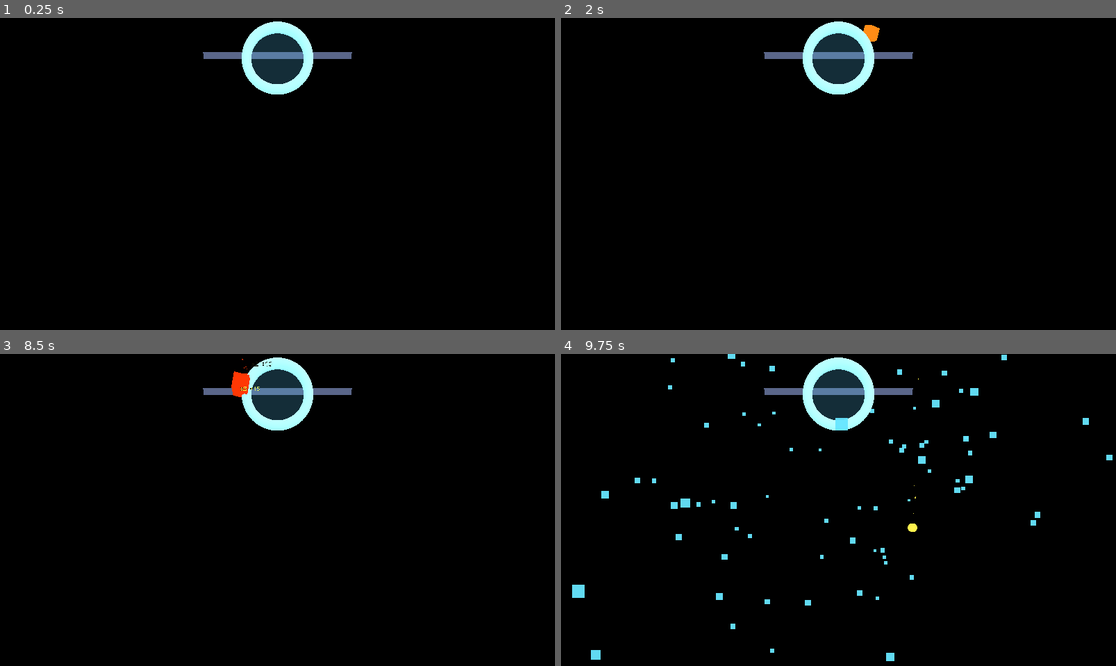
Above: before the commit, frames 1-4 (two rows, left to right).
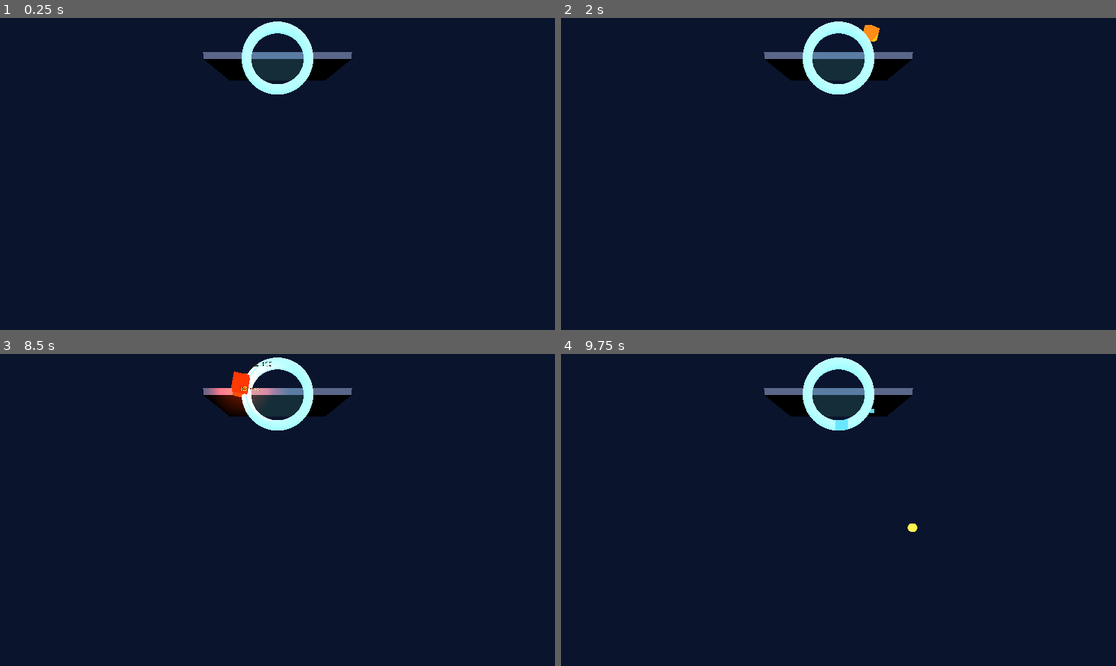
Above: after the commit, the same moments.

Repository: ibrews/godot-avp-cascade
Game: Godot game, scene res://main_v2.tscn
Same seed, same stepped clock (60 frames per second), same inputs: the game is played once before the commit and once after it.
Inputs:
- Up to frame 1 (0.25 s): no input
- Up to frame 2 (2 s): tap Enter at 0.5 s; tap Space at 1.25 s
- Up to frame 3 (8.5 s): tap Enter at 5.75 s
- Up to frame 4 (9.75 s): no input

The runs differ from the first frame. In frame 1, 97% of the frame differs, in the area x 0-100%, y 0-100%; in frame 2, 97%; in frame 3, 98%; in frame 4, 97%.

Commit message:
feat: cube bloom halos+lights, immersive default+gradual sky dissolve, blue handle scale, poke-wrist arms toggle, clearer instructions
- Falling cubes: soft additive bloom halo (radial gradient, tinted) + an interior
  OmniLight3D matching the cube colour, so they read as light emitters.
- Immersion: now defaults to immersive (opaque sky) at launch; toggle does a
  gradual ~0.8s alpha dissolve/resolve + shard burst instead of a binary snap.
- Two-hand world scale: the handle bar turns blue while scaling (mirrors the
  object scale outline).
- Real-arms toggle: also fires when you poke one fingertip onto the other wrist
  (experimental), in addition to the ARMS button.
- Instructions panel: bigger text, tighter layout, adds 'both hands = scale+
  rotate', clearer scoring (seconds alive + chained surface hits, up to x8).
- Updated stale foveation comment (disproven; alpha blockiness parked for Epic).
Device build v0.5.2-polish.

Co-Authored-By: Claude Opus 4.8 (1M context) <noreply@anthropic.com>

Diff:
--- a/test-project/main_v2.gd
+++ b/test-project/main_v2.gd
@@ -8,7 +8,7 @@
 # Gestures: index→thumb = grab | middle→thumb = toggle hand mesh | ring→thumb = reset
 
 # Shown on the in-world info panel. Bump on meaningful releases.
-const APP_VERSION := "v0.5.1-grabscale"
+const APP_VERSION := "v0.5.2-polish"
 
 const SPAWN_INTERVAL := 0.55
 const KILL_Y := -2.0
@@ -130,6 +130,7 @@
 var _immersive := false
 var _skybox: MeshInstance3D    # giant inward sphere; toggled to block passthrough
 var _sky_mat: StandardMaterial3D  # stored so the immersion toggle can fade it in/out
+var _glow_tex: GradientTexture2D  # cached soft radial gradient for cube bloom halos
 
 # Info panel: a rigid stack (no per-element billboard — we face the whole panel
 # to the camera each frame so the layers never drift apart). _info_accent pulses
@@ -196,11 +197,11 @@
 		# renders nothing (all passthrough). So foveation stays; if it IS the blockiness,
 		# that's an engine-level tune (can't soften the XR density map from GDScript).
 		viewport.vrs_mode = Viewport.VRS_XR
-		# Mixed-mode blockiness is CompositorServices FOVEATION (coarse rasterization-rate
-		# map → blocky alpha tiles against passthrough). Empirically ruled out from GDScript:
-		# MSAA/SSAA crash boot, VRS_DISABLED renders nothing, FXAA does nothing, no glow/SSAO
-		# in the env. The real fix is engine-level: set configuration.isFoveationEnabled=false
-		# in the fork's app_visionos.swift ContentStageConfiguration. See KB.
+		# Mixed-mode alpha-edge blockiness is UNRESOLVED. Ruled out from GDScript:
+		# MSAA/SSAA crash boot, VRS_DISABLED renders nothing, FXAA does nothing, no glow.
+		# Engine recompile with isFoveationEnabled=false DISPROVED foveation as the cause
+		# (halos unchanged). Parked pending an Epic conversation; immersive mode is the
+		# practical workaround (opaque sky ⇒ no passthrough composite). See KB.
 		# DO NOT touch the XR render buffer here. Both viewport.msaa_3d (MSAA) AND
 		# viewport.scaling_3d_scale (SSAA/supersample) CRASH AT BOOT on the .layered
 		# foveated CompositorServices target — any multisampled OR resized render
@@ -230,6 +231,13 @@
 	_build_leaderboard_panel()
 	_build_instructions_panel()
 	_fetch_leaderboard()
+	# Launch into immersive (opaque sky) by default, not mixed.
+	_immersive = true
+	if _skybox != null:
+		_skybox.visible = true
+	if _sky_mat != null:
+		_sky_mat.albedo_color.a = 1.0
+		_sky_mat.emission_energy_multiplier = 0.8
 	_write_log("Sandbox built; audio ready; hand tracking active")
 
 func _build_resources():
@@ -359,8 +367,10 @@
 	_sky_mat = StandardMaterial3D.new()
 	_sky_mat.shading_mode = BaseMaterial3D.SHADING_MODE_UNSHADED
 	_sky_mat.cull_mode = BaseMaterial3D.CULL_FRONT  # render inside faces
-	# OPAQUE — it must fully occlude passthrough for immersive mode. (The dissolve
-	# effect is carried by the shard burst, not by fading this material.)
+	# ALPHA so the immersion toggle can DISSOLVE it in/out gradually. Steady immersive
+	# state is alpha=1 (writes opaque alpha → occludes passthrough); the transition
+	# briefly fades alpha alongside the shard burst.
+	_sky_mat.transparency = BaseMaterial3D.TRANSPARENCY_ALPHA
 	# Vertical gradient via a simple emissive deep-space blue; bright enough to lift
 	# the previously-black scene and give metals something to reflect.
 	_sky_mat.albedo_color = Color(0.06, 0.09, 0.18)
@@ -722,6 +732,31 @@
 	mat.emission_energy_multiplier = emission_e
 	mi.material_override = mat
 	cube.add_child(mi)
+
+	# Soft additive bloom halo (sells "this is emitting light") — billboarded radial
+	# gradient tinted to the cube; softer + more diffuse than the grab outline.
+	var halo := MeshInstance3D.new()
+	halo.name = "Halo"
+	var hq := QuadMesh.new()
+	hq.size = Vector2(size * 4.5, size * 4.5)
+	halo.mesh = hq
+	var hmat := StandardMaterial3D.new()
+	hmat.shading_mode = BaseMaterial3D.SHADING_MODE_UNSHADED
+	hmat.transparency = BaseMaterial3D.TRANSPARENCY_ALPHA
+	hmat.blend_mode = BaseMaterial3D.BLEND_MODE_ADD
+	hmat.billboard_mode = BaseMaterial3D.BILLBOARD_ENABLED
+	hmat.albedo_texture = _get_glow_tex()
+	hmat.albedo_color = Color(color.r, color.g, color.b, 0.55)
+	halo.material_override = hmat
+	cube.add_child(halo)
+
+	# Interior light, same colour as the cube, so it actually casts its hue around.
+	var lite := OmniLight3D.new()
+	lite.light_color = color
+	lite.light_energy = 0.9
+	lite.omni_range = size * 4.0
+	lite.omni_attenuation = 1.6
+	cube.add_child(lite)
 
 	var cs := CollisionShape3D.new()
 	cs.name = "Shape"
@@ -1173,15 +1208,28 @@
 	var cam := get_viewport().get_camera_3d()
 	if cam != null:
 		center = cam.global_position
-	# Opaque sky snaps on/off (so it actually occludes); shards carry the transition.
-	if _skybox != null:
-		_skybox.visible = _immersive
+	# Gradual dissolve/resolve over ~0.8s (like the hands), not a binary snap: fade the
+	# sky alpha + emission while shards converge/scatter. Steady immersive = alpha 1.
 	if _immersive:
-		_shard_burst(center, 2.4, Color(0.45, 0.65, 1.0), false, 40)  # converge
-		_push_sweep(300.0, 900.0, 0.30)                               # rising (hand "show")
+		if _skybox != null:
+			_skybox.visible = true
+		if _sky_mat != null:
+			_sky_mat.albedo_color.a = 0.0
+			var tw := create_tween().set_parallel(true)
+			tw.tween_property(_sky_mat, "albedo_color:a", 1.0, 0.8).set_trans(Tween.TRANS_SINE)
+			tw.tween_property(_sky_mat, "emission_energy_multiplier", 0.8, 0.8)
+		_shard_burst(center, 2.6, Color(0.45, 0.65, 1.0), false, 48)  # converge / materialize
+		_push_sweep(300.0, 900.0, 0.45)                               # rising (hand "show")
 	else:
-		_shard_burst(center, 2.4, Color(0.80, 0.88, 1.0), true, 40)   # outward
-		_push_sweep(900.0, 300.0, 0.30)                               # falling (hand "hide")
+		if _sky_mat != null:
+			var tw := create_tween()
+			tw.set_parallel(true)
+			tw.tween_property(_sky_mat, "albedo_color:a", 0.0, 0.8).set_trans(Tween.TRANS_SINE)
+			tw.tween_property(_sky_mat, "emission_energy_multiplier", 0.0, 0.8)
+			tw.set_parallel(false)
+			tw.tween_callback(func(): if _skybox != null: _skybox.visible = false)
+		_shard_burst(center, 2.6, Color(0.80, 0.88, 1.0), true, 48)   # scatter / dissolve
+		_push_sweep(900.0, 300.0, 0.45)                               # falling (hand "hide")
 
 # Shared shard effect — small emissive cubes that fly outward (dissolve) or
 # converge inward (materialize) around a center. Used by the immersion toggle and
@@ -1315,6 +1363,34 @@
 	var origin := $XROrigin3D as Node3D
 	return origin.global_transform * ht.get_hand_joint_transform(idx).origin
 
+# Wrist joint (index 1) of a hand in WORLD space — for the "poke your wrist" toggle.
+func _wrist_world(side: String):
+	var tname := "/user/hand_tracker/" + ("left" if side == "left_hand" else "right")
+	var ht := XRServer.get_tracker(tname) as XRHandTracker
+	if ht == null or not ht.get_has_tracking_data():
+		return null
+	if not (int(ht.get_hand_joint_flags(1)) & 8):  # WRIST, POSITION_TRACKED
+		return null
+	var origin := $XROrigin3D as Node3D
+	return origin.global_transform * ht.get_hand_joint_transform(1).origin
+
+# Cached soft radial gradient (white core → transparent edge) for cube bloom halos.
+func _get_glow_tex() -> GradientTexture2D:
+	if _glow_tex != null:
+		return _glow_tex
+	var g := Gradient.new()
+	g.offsets = PackedFloat32Array([0.0, 1.0])
+	g.colors = PackedColorArray([Color(1, 1, 1, 1), Color(1, 1, 1, 0)])
+	var tex := GradientTexture2D.new()
+	tex.gradient = g
+	tex.width = 64
+	tex.height = 64
+	tex.fill = GradientTexture2D.FILL_RADIAL
+	tex.fill_from = Vector2(0.5, 0.5)
+	tex.fill_to = Vector2(0.5, 0.0)
+	_glow_tex = tex
+	return tex
+
 # Abort an in-progress round: flash the button red, settle back to neutral green,
 # and do NOT restart. The player must press again to begin a fresh 30 s.
 func _cancel_round() -> void:
@@ -1431,7 +1507,15 @@
 		var tip = _index_tip_world(side)
 		if tip != null and (tip as Vector3).distance_to(_arms_button.global_position) <= 0.08:
 			_toggle_real_arms()
-			break
+			return
+	# Also: poke one hand's fingertip onto the OTHER wrist to toggle (experimental).
+	for side in ["left_hand", "right_hand"]:
+		var other := "right_hand" if side == "left_hand" else "left_hand"
+		var tip = _index_tip_world(side)
+		var wrist = _wrist_world(other)
+		if tip != null and wrist != null and (tip as Vector3).distance_to(wrist as Vector3) <= 0.06:
+			_toggle_real_arms()
+			return
 
 func _toggle_real_arms() -> void:
 	_real_arms_visible = not _real_arms_visible
@@ -1583,7 +1667,7 @@
 	add_child(root)
 
 	var size_x := 0.52
-	var size_y := 0.46
+	var size_y := 0.54
 
 	# Accent + dark backing.
 	var accent_mat := StandardMaterial3D.new()
@@ -1611,21 +1695,21 @@
 	bg.material_override = bgmat
 	root.add_child(bg)
 
-	var title := _panel_label("HOW TO PLAY", 36, Color(1.0, 0.80, 0.30, 1.0), 8)
-	title.position = Vector3(0, size_y * 0.5 - 0.04, 0.006)
+	var title := _panel_label("HOW TO PLAY", 42, Color(1.0, 0.80, 0.30, 1.0), 9)
+	title.position = Vector3(0, size_y * 0.5 - 0.05, 0.006)
 	root.add_child(title)
 
 	var goal := _panel_label(
-		"Cubes cascade from the emitter.\nGrab & arrange the plates, ramps,\nbubble and goal ring to route\nthem in. Most points in 30s wins!",
-		22, Color(0.92, 0.95, 1.0, 1.0), 5)
-	goal.position = Vector3(0, size_y * 0.5 - 0.135, 0.006)
+		"Cubes pour from the emitter — land\nthem in the goal ring to score.\n\nPOINTS = seconds alive + surface\nhits. Hit several surfaces FAST to\nbuild a chain multiplier (up to x8)!",
+		26, Color(0.92, 0.95, 1.0, 1.0), 6)
+	goal.position = Vector3(0, size_y * 0.5 - 0.20, 0.006)
 	root.add_child(goal)
 
 	var controls := _panel_label(
-		"index pinch    grab & move\nmiddle pinch   show / hide hand mesh\nring pinch     reset everything\npinky pinch    immersive sky\npoke START     30s time attack\npoke ARMS      real arms on / off\ngrab the bar   move the world",
-		20, Color(0.62, 0.92, 1.0, 1.0), 5)
+		"index pinch     grab & move\nBOTH hands      scale + rotate\nmiddle pinch    show / hide hands\nring pinch      reset everything\npinky pinch     immersive sky\npoke START      30s time attack\npoke ARMS       real arms on / off\ngrab the bar    move the world",
+		24, Color(0.62, 0.92, 1.0, 1.0), 6)
 	controls.horizontal_alignment = HORIZONTAL_ALIGNMENT_CENTER
-	controls.position = Vector3(0, -size_y * 0.5 + 0.10, 0.006)
+	controls.position = Vector3(0, -size_y * 0.5 + 0.18, 0.006)
 	root.add_child(controls)
 
 	# Tiny 3D "diagram" icons flanking the title: a goal ring + a cube.
@@ -1821,6 +1905,8 @@
 			_scale_WA = PA   # world points under the pinches, frozen at engage
 			_scale_WB = PB
 			_release_handle()  # take over from any single-hand handle drag
+			if _scene_handle != null and _scene_handle.has_method("set_scaling"):
+				_scene_handle.set_scaling(true)  # blue handle while scaling the world
 		else:
 			_scale_target = obj
 			_scale_T0 = obj.global_transform
@@ -1853,9 +1939,11 @@
 		_scale_target.global_transform = Transform3D(lin * _scale_T0.basis, PA + lin * (_scale_T0.origin - _scale_A0))
 
 func _end_scale() -> void:
-	if _scale_active and _scale_target != null and is_instance_valid(_scale_target):
-		if _scale_target.has_method("set_two_hand"):
+	if _scale_active:
+		if _scale_target != null and is_instance_valid(_scale_target) and _scale_target.has_method("set_two_hand"):
 			_scale_target.set_two_hand(false)
+		if _scale_is_world and _scene_handle != null and _scene_handle.has_method("set_scaling"):
+			_scene_handle.set_scaling(false)
 	_scale_active = false
 	_scale_is_world = false
 	_scale_target = null
--- a/test-project/sandbox/scene_handle.gd
+++ b/test-project/sandbox/scene_handle.gd
@@ -65,3 +65,14 @@
 	if _ring_mat:
 		_ring_mat.emission_energy_multiplier = 4.0 if held else 1.6
 		_ring_mat.emission = Color(0.5, 1.0, 0.6) if held else Color(0.6, 0.85, 1.0)
+
+# Blue while two-hand scaling/rotating the world (mirrors the object scale outline).
+func set_scaling(on: bool) -> void:
+	if _ring_mat == null:
+		return
+	if on:
+		_ring_mat.emission = Color(0.20, 0.50, 1.0)
+		_ring_mat.emission_energy_multiplier = 6.0
+	else:
+		_ring_mat.emission = Color(0.6, 0.85, 1.0)
+		_ring_mat.emission_energy_multiplier = 1.6
